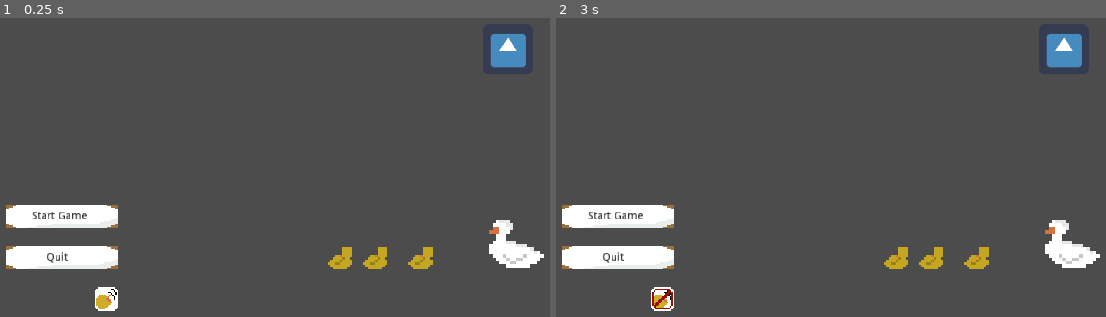
Above: before the commit, frames 1-2 (left to right).
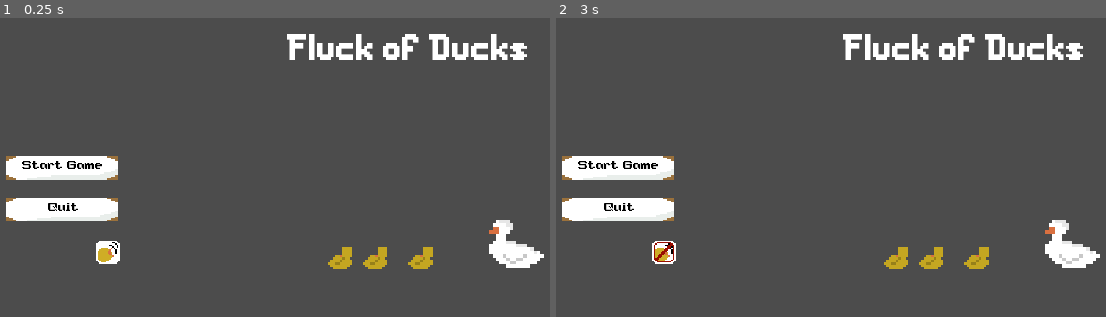
Above: after the commit, the same moments.

Repository: Cartogy/GWJ24
Game: Godot game, scene res://UI/MainMenu/MainMenu.tscn
Two runs of this game, one before a commit and one after it. Both use one fixed random seed, a clock stepped at 60 frames per second and the inputs below. The project has no main scene, so this scene is started directly. The engine's default icon, where the game draws it, is replaced by a stand-in: a white triangle on a blue panel in a dark square.
Inputs (mouse positions are in pixels of both pictures, inside the frame that each line leads up to; where the layout moved, square brackets give the same spot in the first picture):
- Up to frame 1 (0.25 s): no input
- Up to frame 2 (3 s): click (616, 257) at 0.5 s; click "Start Game" at 1.25 s; click "Start Game" at 2 s; click (666, 251) [660, 299] at 2.75 s

The runs differ from the first frame. In frame 1, 6.9% of the frame differs, in the area x 1-96%, y 5-98%; in frame 2, 6.9%.

Commit message:
Added title to main menu

Diff:
--- a/UI/Buttons/MainButton.tscn
+++ b/UI/Buttons/MainButton.tscn
@@ -1,9 +1,14 @@
-[gd_scene load_steps=5 format=2]
+[gd_scene load_steps=7 format=2]
 
 [ext_resource path="res://UI/Theme/DuckTheme.theme" type="Theme" id=1]
 [ext_resource path="res://Textures/UI/Buttons/Button_Normal_v3.png" type="Texture" id=2]
 [ext_resource path="res://Textures/UI/Buttons/Button_Hover_v3.png" type="Texture" id=3]
 [ext_resource path="res://Textures/UI/Buttons/Button_Clicked_v3.png" type="Texture" id=4]
+[ext_resource path="res://Fonts/super-legend-boy-font/SuperLegendBoy-4w8Y.ttf" type="DynamicFontData" id=5]
+
+[sub_resource type="DynamicFont" id=1]
+size = 14
+font_data = ExtResource( 5 )
 
 [node name="TextureButton2" type="TextureButton"]
 margin_right = 144.0
@@ -24,11 +29,13 @@
 anchor_top = 0.5
 anchor_right = 0.5
 anchor_bottom = 0.5
-margin_left = -37.6866
-margin_top = -6.66629
-margin_right = 33.3134
-margin_bottom = 7.33371
+margin_left = -74.297
+margin_top = -9.582
+margin_right = 76.703
+margin_bottom = 9.418
+custom_fonts/font = SubResource( 1 )
 custom_colors/font_color = Color( 0, 0, 0, 1 )
+custom_constants/shadow_offset_x = 0
 text = "Start Game"
 align = 1
 __meta__ = {
--- a/UI/Buttons/MuteOffButton.tscn
+++ b/UI/Buttons/MuteOffButton.tscn
@@ -7,10 +7,6 @@
 [ext_resource path="res://UI/Buttons/mute_button.gd" type="Script" id=5]
 
 [node name="MuteOffButton" type="TextureButton"]
-margin_left = 267.0
-margin_top = 394.0
-margin_right = 297.0
-margin_bottom = 424.0
 rect_min_size = Vector2( 30, 30 )
 theme = ExtResource( 1 )
 texture_normal = ExtResource( 4 )
--- a/UI/Buttons/MuteOnButton.tscn
+++ b/UI/Buttons/MuteOnButton.tscn
@@ -6,6 +6,10 @@
 [ext_resource path="res://Textures/UI/Buttons/Muted/Mute_button_MUTED_Hover.png" type="Texture" id=4]
 
 [node name="MuteOffButton" instance=ExtResource( 1 )]
+margin_left = 0.0
+margin_top = 0.0
+margin_right = 0.0
+margin_bottom = 0.0
 texture_normal = ExtResource( 2 )
 texture_pressed = ExtResource( 3 )
 texture_hover = ExtResource( 4 )
--- /dev/null
+++ b/UI/Buttons/main_button.gd
@@ -0,0 +1,6 @@
+extends TextureButton
+
+
+export (String) var text
+func _ready():
+	get_child(0).text = text
--- a/UI/Buttons/mute_manager.gd
+++ b/UI/Buttons/mute_manager.gd
@@ -1,4 +1,4 @@
-extends Node
+extends Control
 
 
 #onready var packed_mute_off_button = load("res://UI/Buttons/MuteOffButton.tscn")
@@ -15,8 +15,15 @@
 # Called when the node enters the scene tree for the first time.
 func _ready():
 	mute_on_button = packed_mute_on_button.instance()
+
 	#mute_off_button = packed_mute_off_button.instance()
 	mute_off_button = get_child(0)
+	# Set margin
+	mute_on_button.set_margin(MARGIN_TOP, mute_off_button.get_margin(MARGIN_TOP))
+	mute_on_button.set_margin(MARGIN_BOTTOM, mute_off_button.get_margin(MARGIN_BOTTOM))
+	mute_on_button.set_margin(MARGIN_RIGHT, mute_off_button.get_margin(MARGIN_RIGHT))
+	mute_on_button.set_margin(MARGIN_LEFT, mute_off_button.get_margin(MARGIN_LEFT))
+
 	current_state = MuteState.OFF
 
 func toggle():
--- a/UI/MainMenu/MainMenu.tscn
+++ b/UI/MainMenu/MainMenu.tscn
@@ -1,14 +1,15 @@
-[gd_scene load_steps=10 format=2]
+[gd_scene load_steps=8 format=2]
 
 [ext_resource path="res://icon.png" type="Texture" id=1]
-[ext_resource path="res://UI/Theme/DuckTheme.theme" type="Theme" id=2]
-[ext_resource path="res://Textures/UI/Buttons/Button_Normal_v3.png" type="Texture" id=3]
-[ext_resource path="res://Textures/UI/Buttons/Button_Hover_v3.png" type="Texture" id=4]
-[ext_resource path="res://Textures/UI/Buttons/Button_Clicked_v3.png" type="Texture" id=5]
+[ext_resource path="res://Fonts/messe_dusseldorf/MesseDuesseldorf-O1d3.ttf" type="DynamicFontData" id=2]
 [ext_resource path="res://UI/Buttons/MuteOffButton.tscn" type="PackedScene" id=6]
 [ext_resource path="res://UI/Buttons/mute_manager.gd" type="Script" id=7]
 [ext_resource path="res://UI/Buttons/MainButton.tscn" type="PackedScene" id=8]
 [ext_resource path="res://UI/Image_ducks.tscn" type="PackedScene" id=9]
+
+[sub_resource type="DynamicFont" id=1]
+size = 43
+font_data = ExtResource( 2 )
 
 [node name="Control" type="Control"]
 anchor_right = 1.0
@@ -28,6 +29,11 @@
 "_edit_use_anchors_": false
 }
 
+[node name="Background" type="TextureRect" parent="MarginContainer"]
+light_mask = 0
+margin_right = 1024.0
+margin_bottom = 600.0
+
 [node name="VBoxContainer" type="VBoxContainer" parent="MarginContainer"]
 margin_right = 1024.0
 margin_bottom = 600.0
@@ -36,15 +42,26 @@
 margin_right = 1024.0
 margin_bottom = 191.0
 custom_constants/margin_top = 57
-custom_constants/margin_left = 764
+custom_constants/margin_left = 513
 custom_constants/margin_bottom = 70
 
 [node name="TextureRect" type="TextureRect" parent="MarginContainer/VBoxContainer/MarginContainer"]
-margin_left = 764.0
+visible = false
+margin_left = 513.0
 margin_top = 57.0
 margin_right = 1024.0
 margin_bottom = 121.0
 texture = ExtResource( 1 )
+
+[node name="RichTextLabel" type="RichTextLabel" parent="MarginContainer/VBoxContainer/MarginContainer"]
+margin_left = 513.0
+margin_top = 57.0
+margin_right = 1024.0
+margin_bottom = 121.0
+rect_min_size = Vector2( 400, 64 )
+custom_fonts/mono_font = SubResource( 1 )
+custom_fonts/normal_font = SubResource( 1 )
+text = "Fluck of Ducks"
 
 [node name="HBoxContainer" type="HBoxContainer" parent="MarginContainer/VBoxContainer"]
 margin_top = 195.0
@@ -66,13 +83,12 @@
 margin_right = 390.0
 margin_bottom = 405.0
 custom_constants/margin_right = 93
-custom_constants/margin_top = 62
+custom_constants/margin_top = 0
 custom_constants/margin_left = 73
 custom_constants/margin_bottom = -39
 
 [node name="HBoxContainer" type="HBoxContainer" parent="MarginContainer/VBoxContainer/HBoxContainer/MarginContainer/MarginContainer"]
 margin_left = 73.0
-margin_top = 62.0
 margin_right = 217.0
 margin_bottom = 413.0
 size_flags_horizontal = 3
@@ -80,39 +96,19 @@
 
 [node name="VBoxContainer" type="VBoxContainer" parent="MarginContainer/VBoxContainer/HBoxContainer/MarginContainer/MarginContainer/HBoxContainer"]
 margin_right = 144.0
-margin_bottom = 351.0
+margin_bottom = 413.0
 size_flags_horizontal = 3
 size_flags_vertical = 3
 custom_constants/separation = 23
 
 [node name="TextureButton2" parent="MarginContainer/VBoxContainer/HBoxContainer/MarginContainer/MarginContainer/HBoxContainer/VBoxContainer" instance=ExtResource( 8 )]
 
-[node name="TextureButton" type="TextureButton" parent="MarginContainer/VBoxContainer/HBoxContainer/MarginContainer/MarginContainer/HBoxContainer/VBoxContainer"]
+[node name="TextureButton3" parent="MarginContainer/VBoxContainer/HBoxContainer/MarginContainer/MarginContainer/HBoxContainer/VBoxContainer" instance=ExtResource( 8 )]
 margin_top = 53.0
-margin_right = 144.0
 margin_bottom = 83.0
-rect_min_size = Vector2( 144, 30 )
-size_flags_horizontal = 3
-theme = ExtResource( 2 )
-texture_normal = ExtResource( 3 )
-texture_pressed = ExtResource( 5 )
-texture_hover = ExtResource( 4 )
-expand = true
 
-[node name="Label" type="Label" parent="MarginContainer/VBoxContainer/HBoxContainer/MarginContainer/MarginContainer/HBoxContainer/VBoxContainer/TextureButton"]
-anchor_left = 0.5
-anchor_top = 0.5
-anchor_right = 0.5
-anchor_bottom = 0.5
-margin_left = -20.0
-margin_top = -7.0
-margin_right = 20.0
-margin_bottom = 7.0
-custom_colors/font_color = Color( 0, 0, 0, 1 )
+[node name="Label" parent="MarginContainer/VBoxContainer/HBoxContainer/MarginContainer/MarginContainer/HBoxContainer/VBoxContainer/TextureButton3" index="0"]
 text = "Quit"
-__meta__ = {
-"_edit_use_anchors_": false
-}
 
 [node name="HBoxContainer" type="HBoxContainer" parent="MarginContainer/VBoxContainer/HBoxContainer/MarginContainer/MarginContainer/HBoxContainer/VBoxContainer"]
 margin_top = 106.0
@@ -121,10 +117,21 @@
 grow_horizontal = 0
 alignment = 2
 
-[node name="Mute" type="Node" parent="MarginContainer/VBoxContainer/HBoxContainer/MarginContainer/MarginContainer/HBoxContainer/VBoxContainer/HBoxContainer"]
+[node name="Mute" type="Control" parent="MarginContainer/VBoxContainer/HBoxContainer/MarginContainer/MarginContainer/HBoxContainer/VBoxContainer/HBoxContainer"]
+margin_left = 144.0
+margin_right = 144.0
 script = ExtResource( 7 )
 
 [node name="MuteButton" parent="MarginContainer/VBoxContainer/HBoxContainer/MarginContainer/MarginContainer/HBoxContainer/VBoxContainer/HBoxContainer/Mute" instance=ExtResource( 6 )]
+margin_left = -28.0
+margin_top = 2.0
+margin_right = 1.0
+margin_bottom = -3.0
+
+[node name="TextureButton" type="TextureButton" parent="MarginContainer/VBoxContainer/HBoxContainer/MarginContainer/MarginContainer/HBoxContainer/VBoxContainer"]
+margin_top = 129.0
+margin_right = 144.0
+margin_bottom = 129.0
 
 [node name="CenterContainer" type="CenterContainer" parent="MarginContainer/VBoxContainer/HBoxContainer"]
 margin_left = 468.0
@@ -151,3 +158,7 @@
 margin_right = 99.0
 margin_bottom = 0.0
 size_flags_stretch_ratio = 0.0
+
+[editable path="MarginContainer/VBoxContainer/HBoxContainer/MarginContainer/MarginContainer/HBoxContainer/VBoxContainer/TextureButton2"]
+
+[editable path="MarginContainer/VBoxContainer/HBoxContainer/MarginContainer/MarginContainer/HBoxContainer/VBoxContainer/TextureButton3"]
--- a/UI/Pause/Pause.tscn
+++ b/UI/Pause/Pause.tscn
@@ -6,11 +6,14 @@
 [node name="Control" type="Control"]
 anchor_right = 1.0
 anchor_bottom = 1.0
+margin_top = 0.8909
+margin_bottom = 0.890869
 __meta__ = {
 "_edit_use_anchors_": false
 }
 
 [node name="NinePatchRect" type="NinePatchRect" parent="."]
+modulate = Color( 0.501961, 0.305882, 0.505882, 1 )
 anchor_left = 0.5
 anchor_top = 0.5
 anchor_right = 0.5
Binary file added: Fonts/messe_dusseldorf/MesseDuesseldorf-O1d3.ttf
Binary file added: Fonts/super-legend-boy-font/SuperLegendBoy-4w8Y.ttf
Not shown, added: Fonts/messe_dusseldorf/misc/FSLA_NonCommercial_License-4726.html
Not shown, added: Fonts/messe_dusseldorf/misc/Get Commercial License-cca5.url
Not shown, added: Fonts/super-legend-boy-font/misc/FSLA_NonCommercial_License-4726.html
Not shown, added: Fonts/super-legend-boy-font/misc/Get Commercial License-cca5.url
